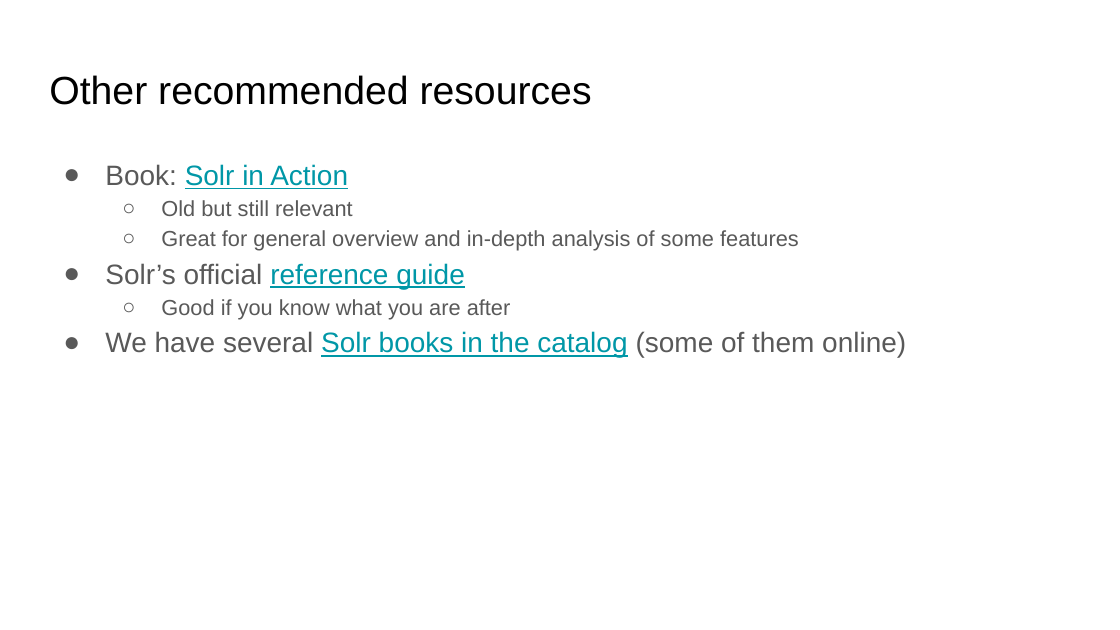
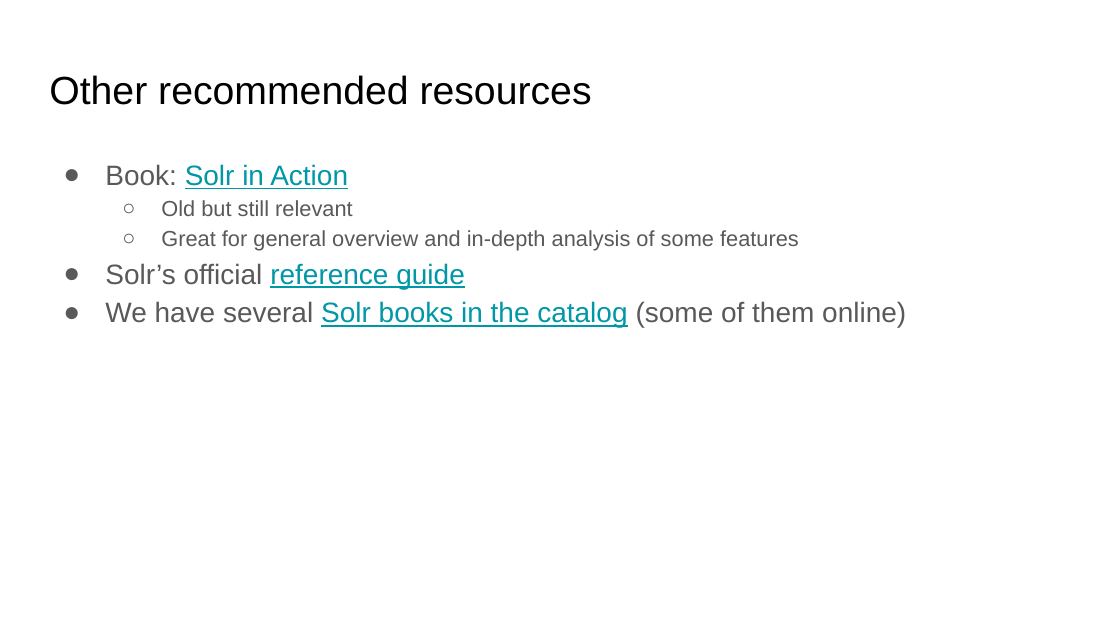
Before and after one commit to hectorcorrea/solr-for-newbies, a slide deck: slide 27 of slides.pptx. Drawn at 1120x630 pixels with LibreOffice and Linux fonts; fonts in the diff are those of the drawing. Boxes give left, top, right and bottom in pixels: in the first picture for what was removed or moved away, otherwise in the second. Text is boxed around its words. In the diff, an @@ line names an element or a change of style, - is before the commit and + after.

```diff
--- a/slides.pptx
+++ b/slides.pptx
@@ text at <box>161,299,511,320</box>: paragraph removed @@
-  ○ Good if you know what you are after
```
Also in this commit, not shown: 4 other slides changed, 2 other files.
